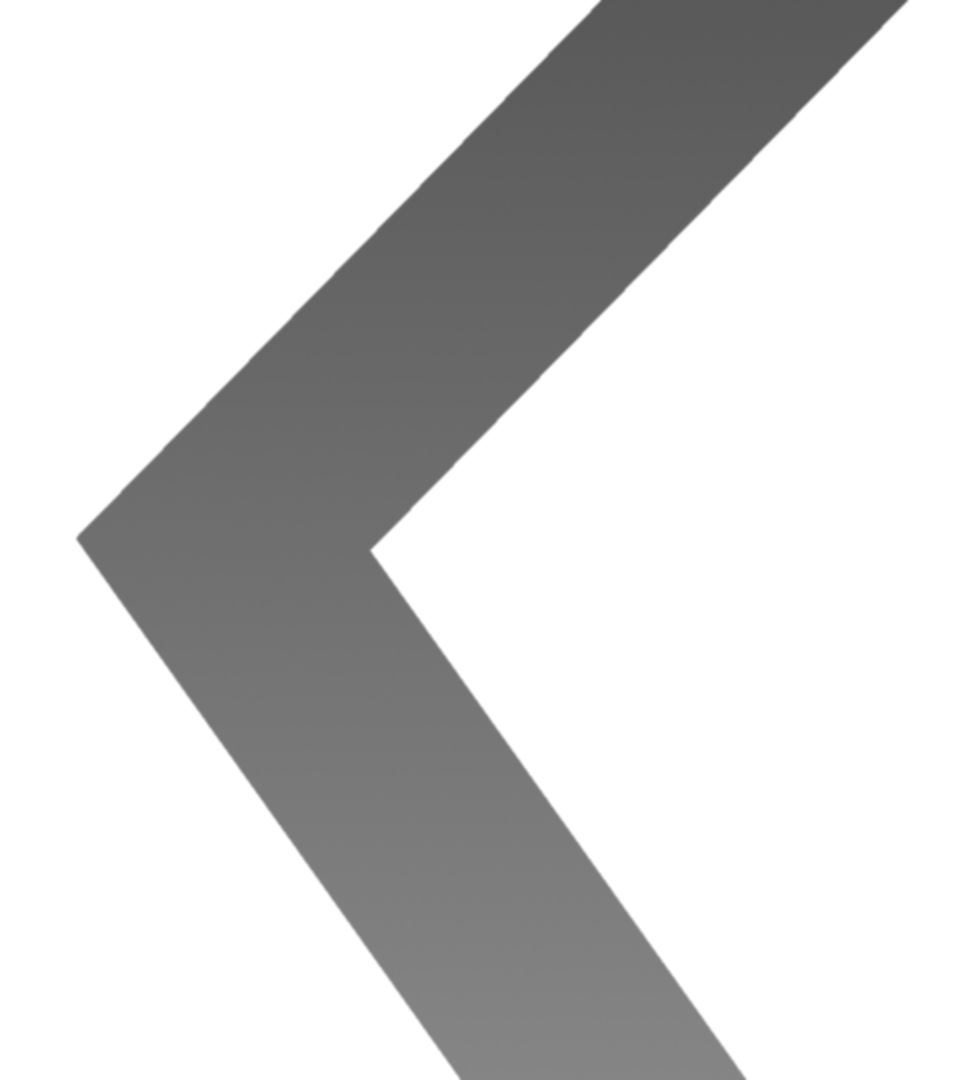
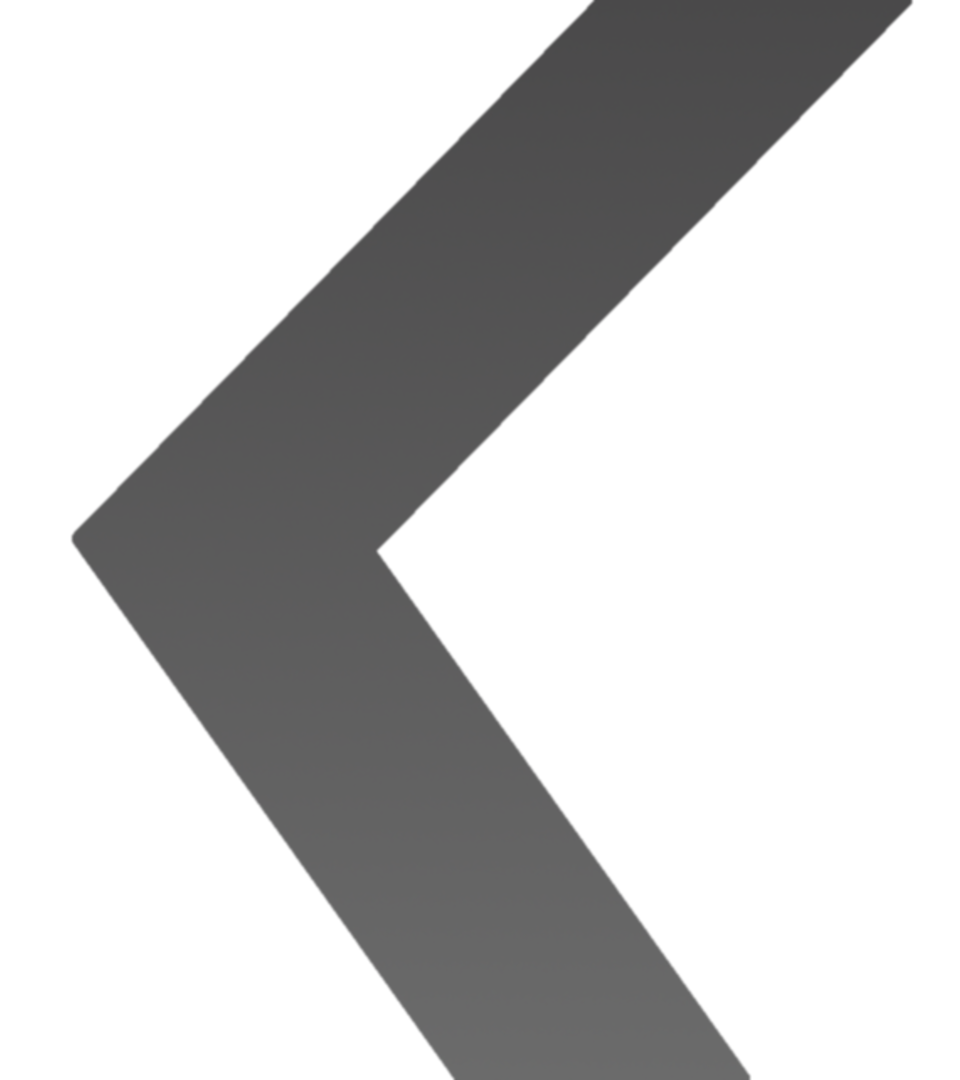
Two versions of the same layered image (w=960, h=1080). Layer-by-layer changes:
painted on "Capa" over [70, 0, 914, 1080]
